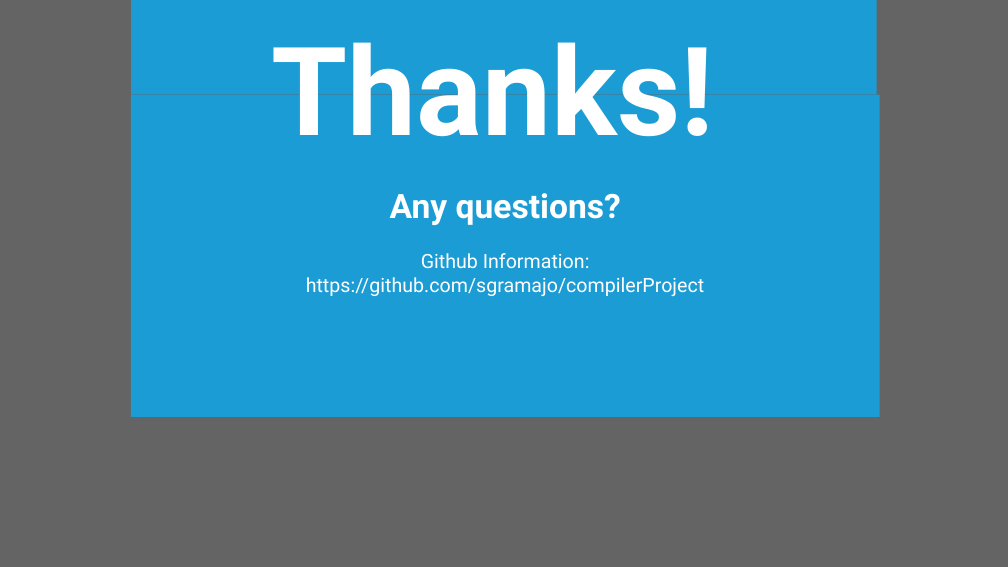
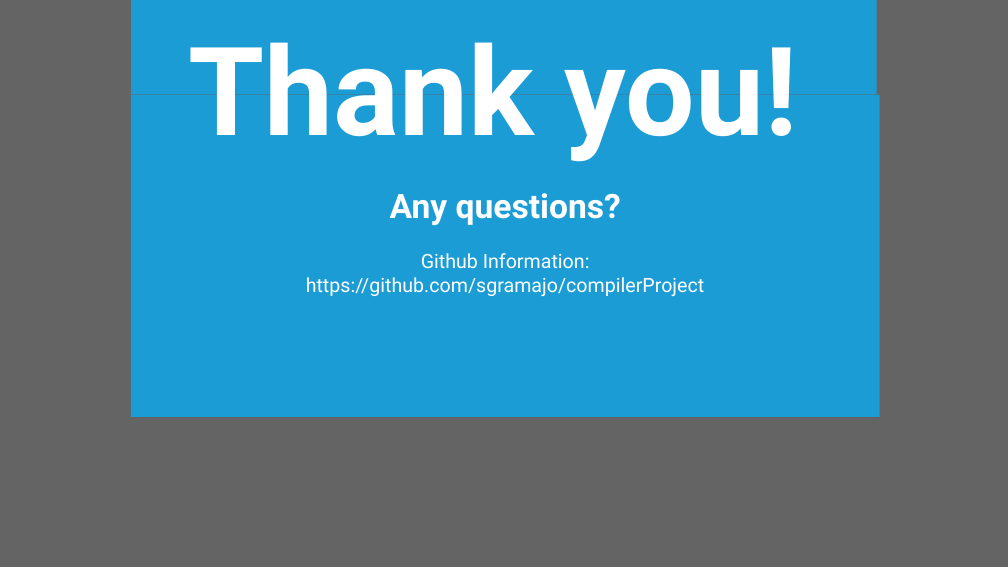
Before and after one commit to sgramajo/compilerProject, a slide deck: slide 9 of Final Project.pptx. Drawn at 1008x567 pixels with LibreOffice and Linux fonts; fonts in the diff are those of the drawing; background and template pictures are left out; a plain dark background stands for a picture behind light text. Boxes give left, top, right and bottom in pixels: in the first picture for what was removed or moved away, otherwise in the second. Text is boxed around its words. In the diff, an @@ line names an element or a change of style, - is before the commit and + after.

```diff
--- a/Final Project.pptx
+++ b/Final Project.pptx
@@ text at (188, 42, 798, 162): text changed @@
-Thanks!
+Thank you!
```
Also in this commit, not shown: 5 other slides changed, 1 slide added, 1 slide removed, 13 other files.
